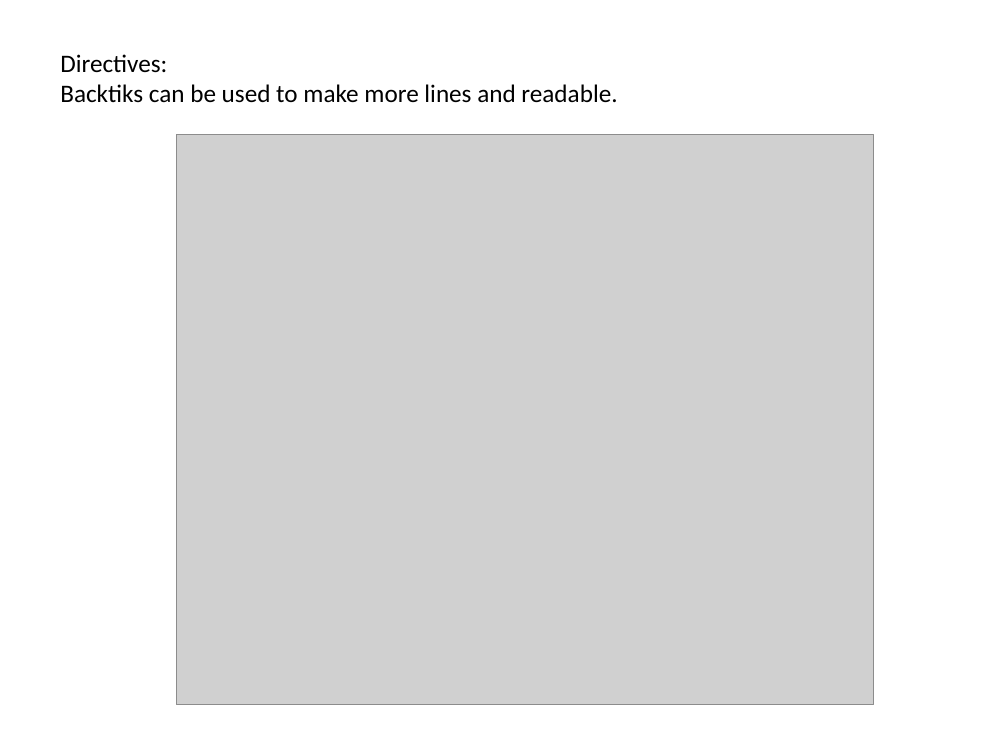
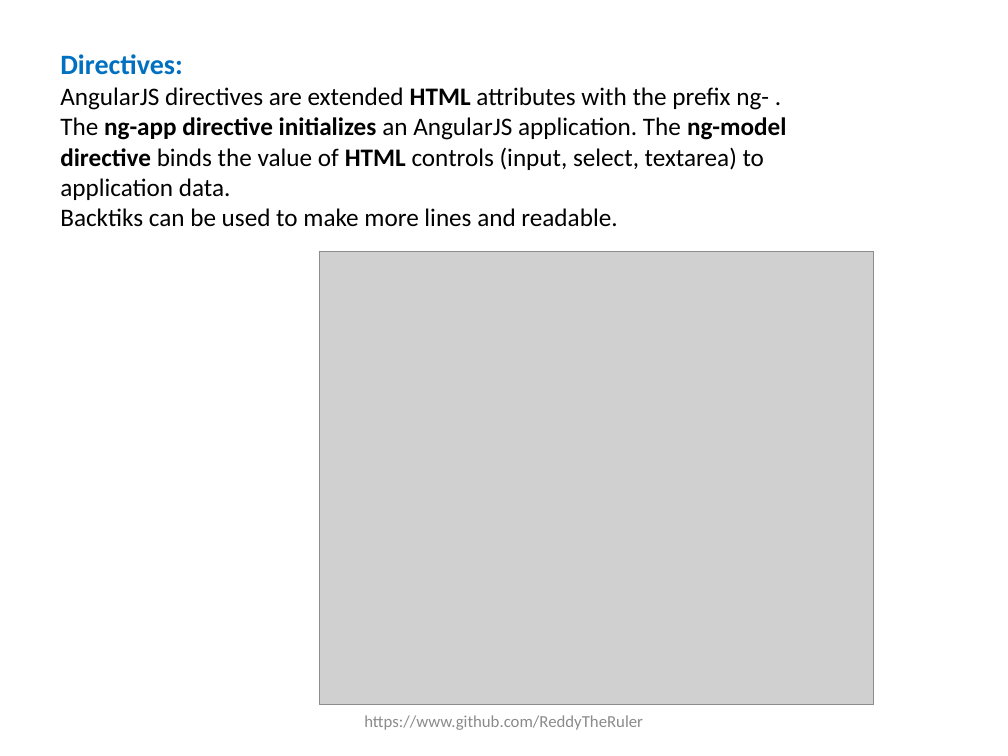
Before and after one commit to ReddyTheruler/Angular, a slide deck: slide 22 of Angular_PPT.pptx (slide 17 before the commit). Drawn at 1008x756 pixels with LibreOffice and Linux fonts; fonts in the diff are those of the drawing; grey boxes stand for pictures. Boxes give left, top, right and bottom in pixels: in the first picture for what was removed or moved away, otherwise in the second. Text is boxed around its words. In the diff, an @@ line names an element or a change of style, - is before the commit and + after.

```diff
--- a/Angular_PPT.pptx
+++ b/Angular_PPT.pptx
@@ text at [60,54,182,75]: size 18 to 20 pt, text colour #000000 to #0070C0, bold on in "Directives:" @@
@@ text at [60,87,787,200]: paragraph added @@
+AngularJS directives are extended HTML attributes with the prefix ng- . The ng-app directive initializes an AngularJS application. The ng-model directive binds the value of HTML controls (input, select, textarea) to application data.
@@ picture: place and size @@
-picture at [176,134,874,705]
+picture at [320,251,874,705]
@@ text added at [364,715,643,730], 12 pt, text #8C8C8C @@
+https://www.github.com/ReddyTheRuler
```
Also in this commit, not shown: 20 other slides changed, 11 slides added, 1 slide removed.
